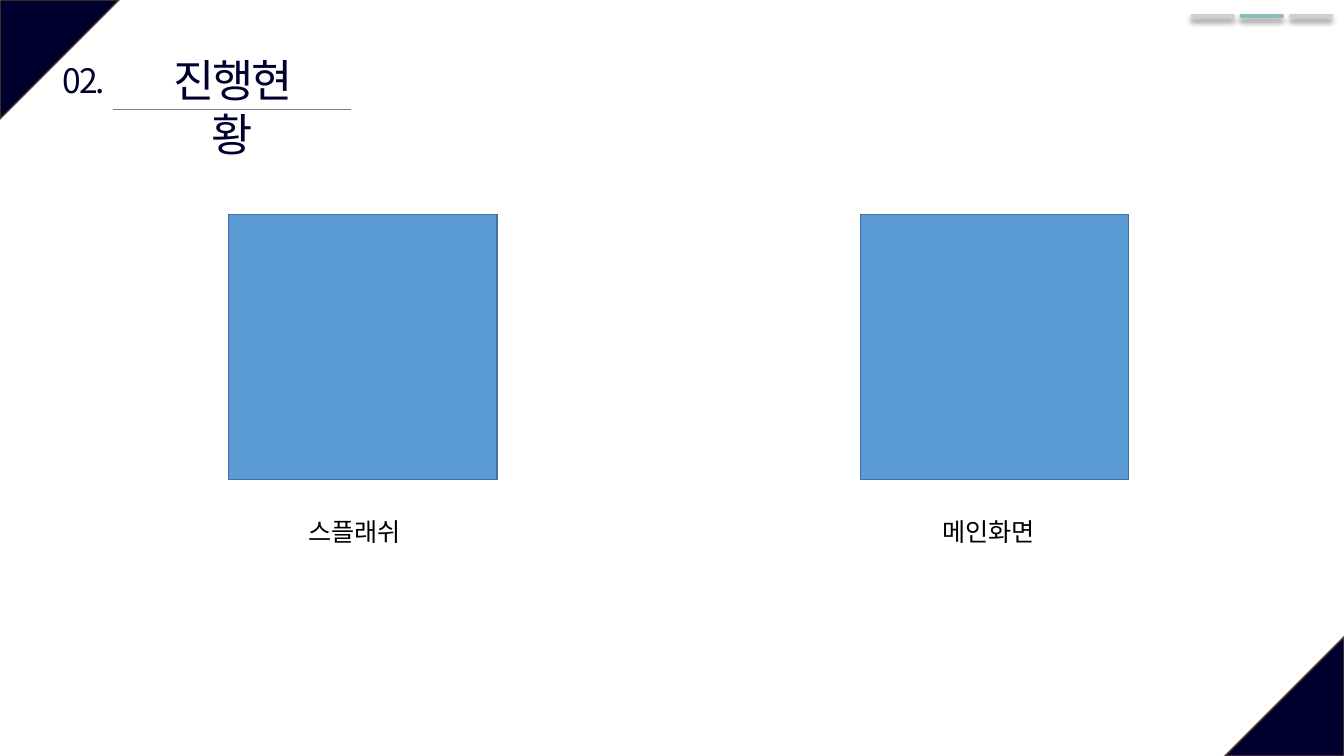
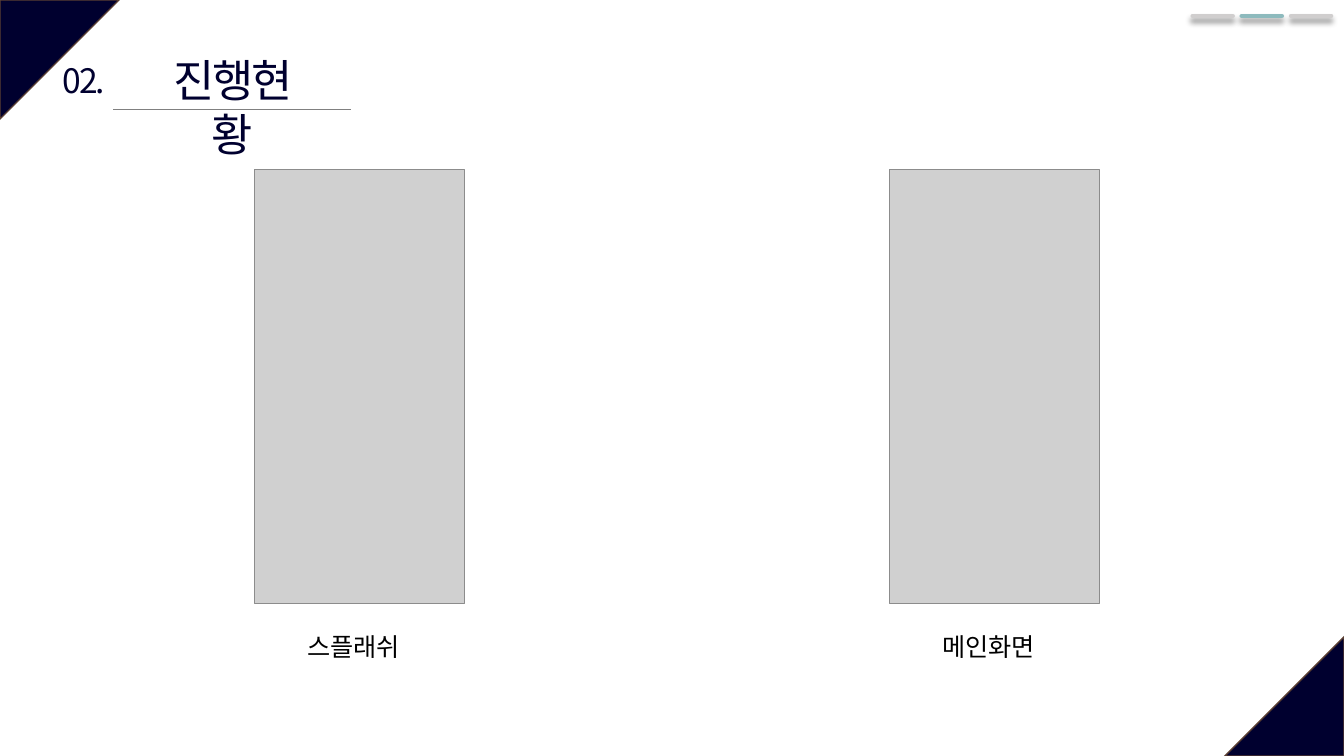
Before and after one commit to GuitarGGun/CAU_capstone_design_6_team, a slide deck: slide 10 of 2주차(09_18)/6조_09_18_발표ppt.pptx. Drawn at 1344x756 pixels with LibreOffice and Linux fonts; fonts in the diff are those of the drawing; grey boxes stand for pictures. Boxes give left, top, right and bottom in pixels: in the first picture for what was removed or moved away, otherwise in the second. Text is boxed around its words. In the diff, an @@ line names an element or a change of style, - is before the commit and + after.

```diff
--- a/2주차(09_18)/6조_09_18_발표ppt.pptx
+++ b/2주차(09_18)/6조_09_18_발표ppt.pptx
@@ picture added at box(254, 170, 465, 604) @@
@@ picture added at box(889, 170, 1100, 604) @@
@@ rectangle removed at box(229, 215, 497, 480) @@
@@ rectangle removed at box(860, 215, 1128, 480) @@
@@ text "스플래쉬": place and size @@
-text "스플래쉬" at box(308, 520, 401, 543)
+text "스플래쉬" at box(307, 635, 400, 658)
@@ text "메인화면": place and size @@
-text "메인화면" at box(942, 520, 1035, 543)
+text "메인화면" at box(942, 635, 1035, 658)
```
Also in this commit, not shown: 4 other slides changed, 1 other file.
